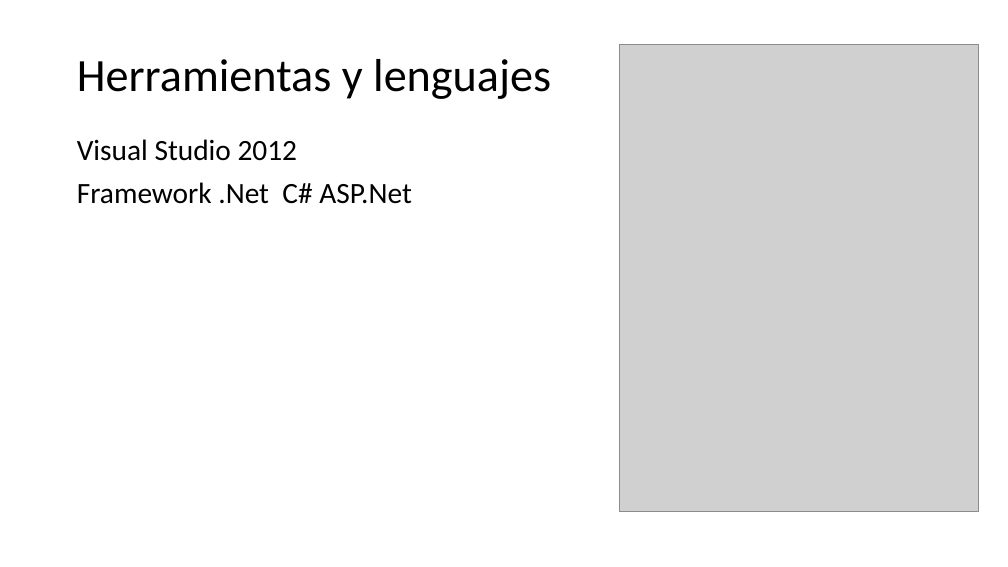
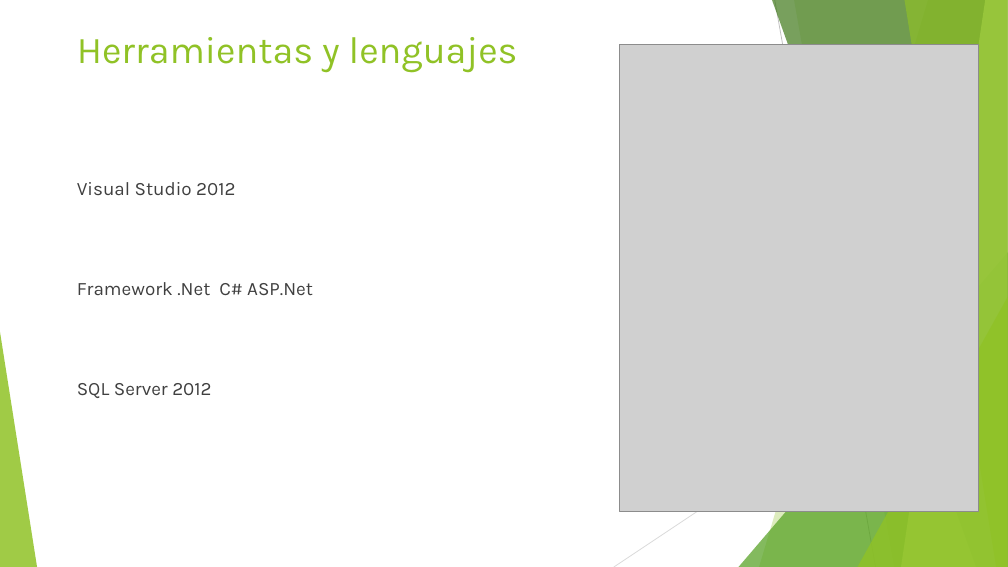
Before and after one commit to iliade88/Carmander, a slide deck: slide 8 of Presentacion.pptx (slide 4 before the commit). Drawn at 1008x567 pixels with LibreOffice and Linux fonts; fonts in the diff are those of the drawing; grey boxes stand for pictures. Boxes give left, top, right and bottom in pixels: in the first picture for what was removed or moved away, otherwise in the second. Text is boxed around its words. In the diff, an @@ line names an element or a change of style, - is before the commit and + after.

```diff
--- a/Presentacion.pptx
+++ b/Presentacion.pptx
@@ title "Herramientas y lenguajes" at (77,37,518,73): size 44 to 36 pt, font Calibri to Karla, text colour #000000 to #90C226; line spacing 0.9 to 1; vertical alignment middle to top @@
@@ text "Visual Studio 2012": place and size @@
-text "Visual Studio 2012" at (77,139,412,204)
+text "Visual Studio 2012" at (77,182,313,398)
@@ text at (77,182,313,295): size 28 to 18 pt, font Calibri to Karla, text colour #000000 to #404040 in "Visual Studio 2012", "Framework .Net C# ASP.Net"; line spacing 0.9 to 1 @@
@@ group added at (0,0,1008,567): 5 freeform shapes, 3 triangles, 2 lines @@
@@ text at (77,383,211,398): paragraph added @@
+SQL Server 2012
```
Also in this commit, not shown: 17 other slides changed, 2 slides added, 2 slides removed.
